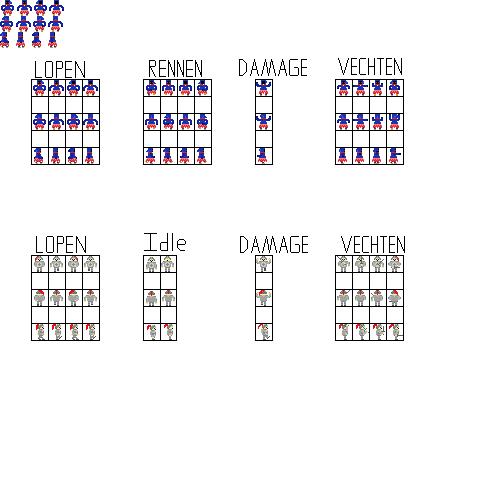
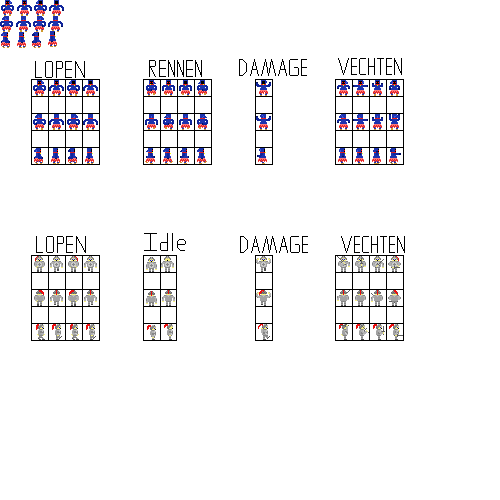
The second 500px x 500px image is a revision of the first. Changes to its layers:
painted on "HeroKnightEnZombieSageSpriteSheet.png" over 0, 31, 57, 48
